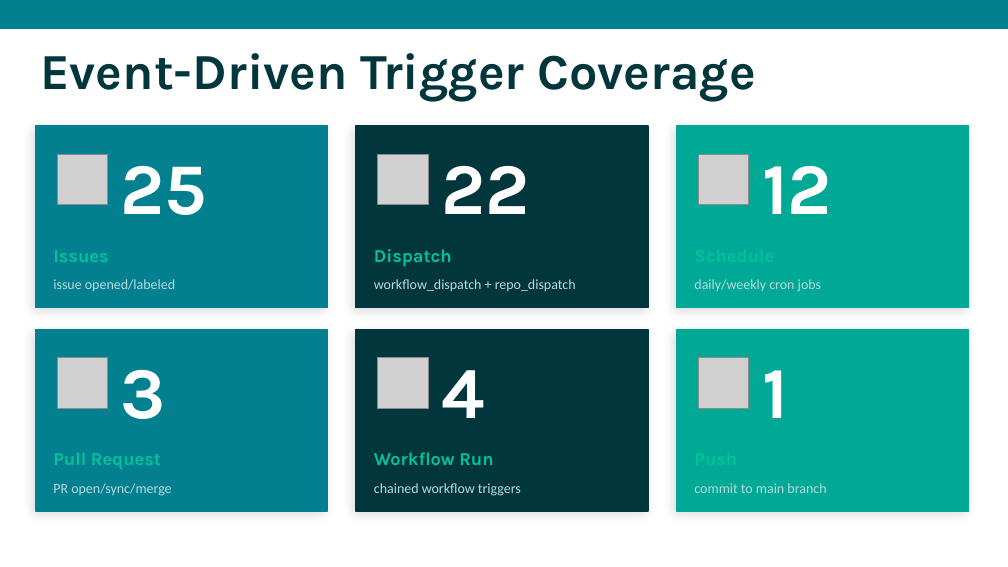
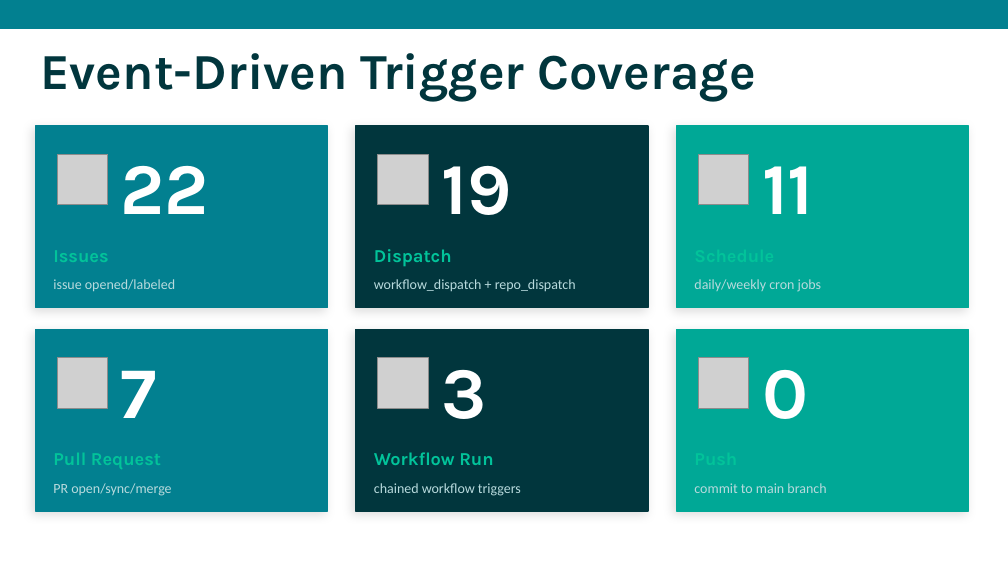
Before and after one commit to nicholasdbrady/foundry-docs, a slide deck: slide 6 of slides/foundry-docs-overview.pptx. Drawn at 1008x567 pixels with LibreOffice and Linux fonts; fonts in the diff are those of the drawing; grey boxes stand for pictures. Boxes give left, top, right and bottom in pixels: in the first picture for what was removed or moved away, otherwise in the second. Text is boxed around its words. In the diff, an @@ line names an element or a change of style, - is before the commit and + after.

```diff
--- a/slides/foundry-docs-overview.pptx
+++ b/slides/foundry-docs-overview.pptx
@@ text at <box>121,166,209,214</box>: text changed @@
-25
+22
@@ text at <box>441,166,511,215</box>: text changed @@
-22
+19
@@ text at <box>762,166,814,214</box>: text changed @@
-12
+11
@@ text at <box>121,370,157,418</box>: text changed @@
-3
+7
@@ text at <box>441,370,486,419</box>: text changed @@
-4
+3
@@ text at <box>762,370,808,419</box>: text changed @@
-1
+0
```
Also in this commit, not shown: 6 other slides changed, 1 other file.
